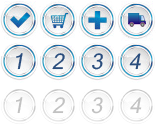
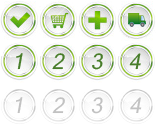
The second 156 x 126 image is a revision of the first. Changes to its layers:
pixels changed over [0, 0, 153, 83] (layer not identified)
